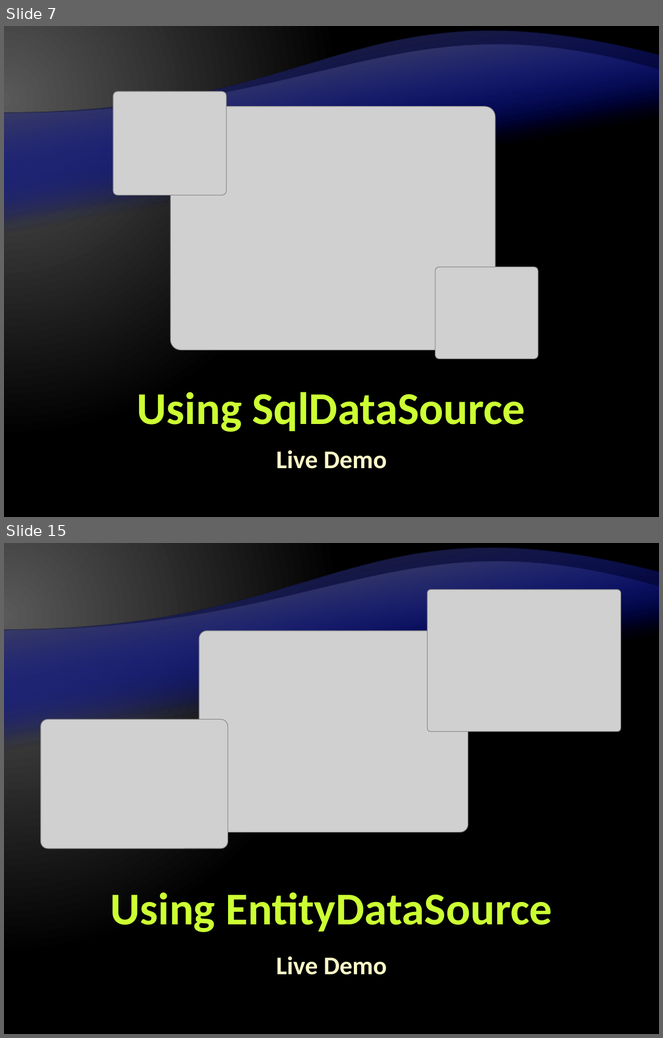
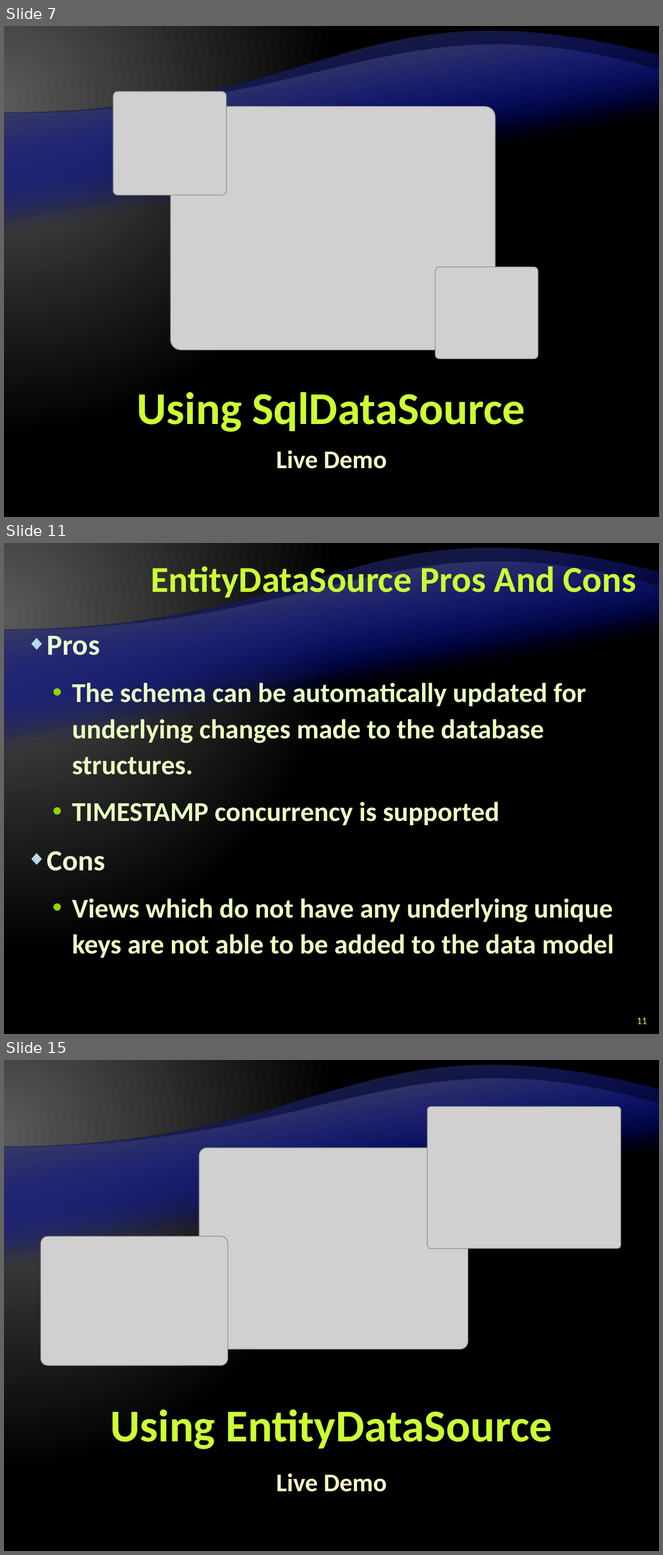
Before and after one commit to Graveheart/aspnetcourse, a slide deck: 2010/lectures/10. ASP.NET-and-Databases.pptx. Shown one above the other, each under a label of ours: slides 7 and 15 before the commit, slides 7, 11 and 15 after it; the slides between them are not shown. The pictures are 663x1038 and 663x1555 pixels, drawn with LibreOffice and Linux fonts; fonts in the diff are those of the drawing; grey boxes stand for pictures; background and template pictures are left out. Boxes give left, top, right and bottom in pixels: in the first picture for what was removed or moved away, otherwise in the second. Text is boxed around its words. In the diff, an @@ line names an element or a change of style, - is before the commit and + after.

```diff
--- a/2010/lectures/10. ASP.NET-and-Databases.pptx
+++ b/2010/lectures/10. ASP.NET-and-Databases.pptx
@@ slide 11 added at box(4, 543, 659, 1034), background gradient #595959 to #000000; not listed: 4 template elements that a slide beside it also shows @@
@@ title added at box(151, 562, 636, 601), 40 pt, text #CCFF33, bold @@
+EntityDataSource Pros And Cons
@@ text added at box(47, 636, 614, 958), 30 pt, text #EBFFC2, bold @@
+◆ Pros
+  • The schema can be automatically updated for underlying changes made to the database structures.
+  • TIMESTAMP concurrency is supported
+◆ Cons
+  • Views which do not have any underlying unique keys are not able to be added to the data model
@@ page number added at box(637, 1018, 647, 1025), 11 pt, text #CCFF66 @@
+11
```
Also in this commit, not shown: 10 slides changed, 2 other slides added, 3 slides removed.
